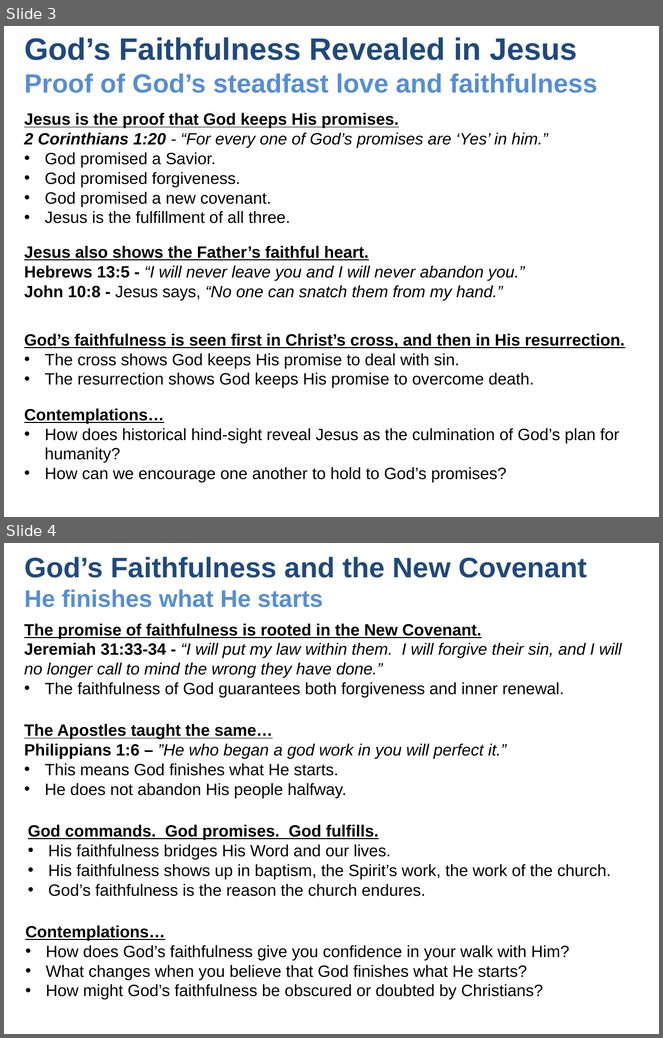
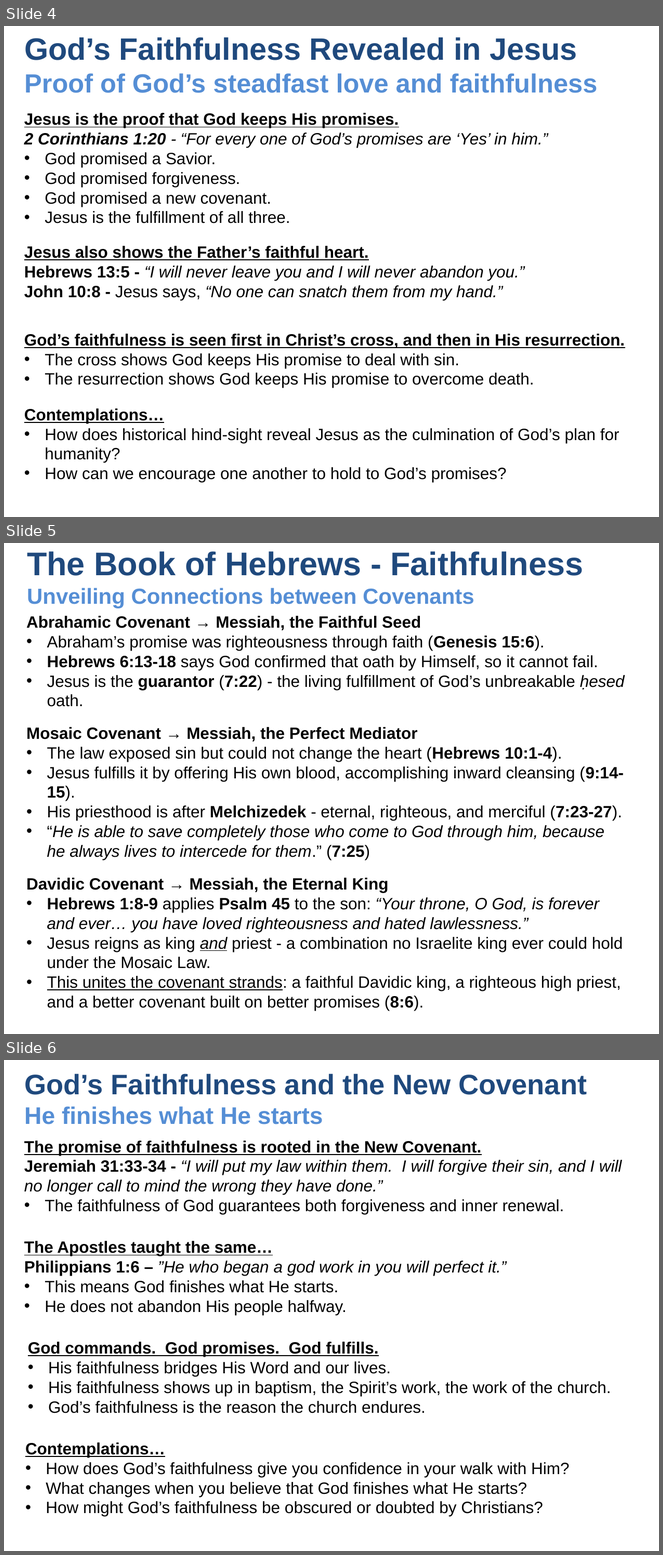
Before and after one commit to UsefulEngines/EvangelismPublic, a slide deck: 2025-Q4/Promises10/2025-12-14-Promises10.pptx. Shown one above the other, each under a label of ours: slides 3 and 4 before the commit, slides 4, 5 and 6 after it. The pictures are 663x1038 and 663x1555 pixels, drawn with LibreOffice and Linux fonts; fonts in the diff are those of the drawing. Boxes give left, top, right and bottom in pixels: in the first picture for what was removed or moved away, otherwise in the second. Text is boxed around its words. In the diff, an @@ line names an element or a change of style, - is before the commit and + after.

```diff
--- a/2025-Q4/Promises10/2025-12-14-Promises10.pptx
+++ b/2025-Q4/Promises10/2025-12-14-Promises10.pptx
@@ slide 5 added at (x1=4, y1=543, x2=659, y2=1034), background #FFFFFF @@
@@ text added at (x1=27, y1=551, x2=583, y2=609), 24 pt, text #558ED5, bold @@
+The Book of Hebrews - Faithfulness
+Unveiling Connections between Covenants
@@ text added at (x1=26, y1=616, x2=625, y2=707), 18 pt, text #000000 @@
+Abrahamic Covenant → Messiah, the Faithful Seed
+• Abraham’s promise was righteousness through faith (Genesis 15:6).
+• Hebrews 6:13-18 says God confirmed that oath by Himself, so it cannot fail.
+• Jesus is the guarantor (7:22) - the living fulfillment of God’s unbreakable ḥesed oath.
@@ text added at (x1=26, y1=727, x2=624, y2=860), 18 pt, text #000000 @@
+Mosaic Covenant → Messiah, the Perfect Mediator
+• The law exposed sin but could not change the heart (Hebrews 10:1-4).
+• Jesus fulfills it by offering His own blood, accomplishing inward cleansing (9:14-15).
+• His priesthood is after Melchizedek - eternal, righteous, and merciful (7:23-27).
+• “He is able to save completely those who come to God through him, because he always lives to intercede for them.” (7:25)
@@ text added at (x1=26, y1=878, x2=623, y2=1011), 18 pt, text #000000 @@
+Davidic Covenant → Messiah, the Eternal King
+• Hebrews 1:8-9 applies Psalm 45 to the son: “Your throne, O God, is forever and ever… you have loved righteousness and hated lawlessness.”
+• Jesus reigns as king and priest - a combination no Israelite king ever could hold under the Mosaic Law.
+• This unites the covenant strands: a faithful Davidic king, a righteous high priest, and a better covenant built on better promises (8:6).
@@ what was slide 3 is now slide 4 @@
@@ what was slide 4 is now slide 6 @@
```
Also in this commit, not shown: 2 slides changed, 1 other slide added, 1 other file.
